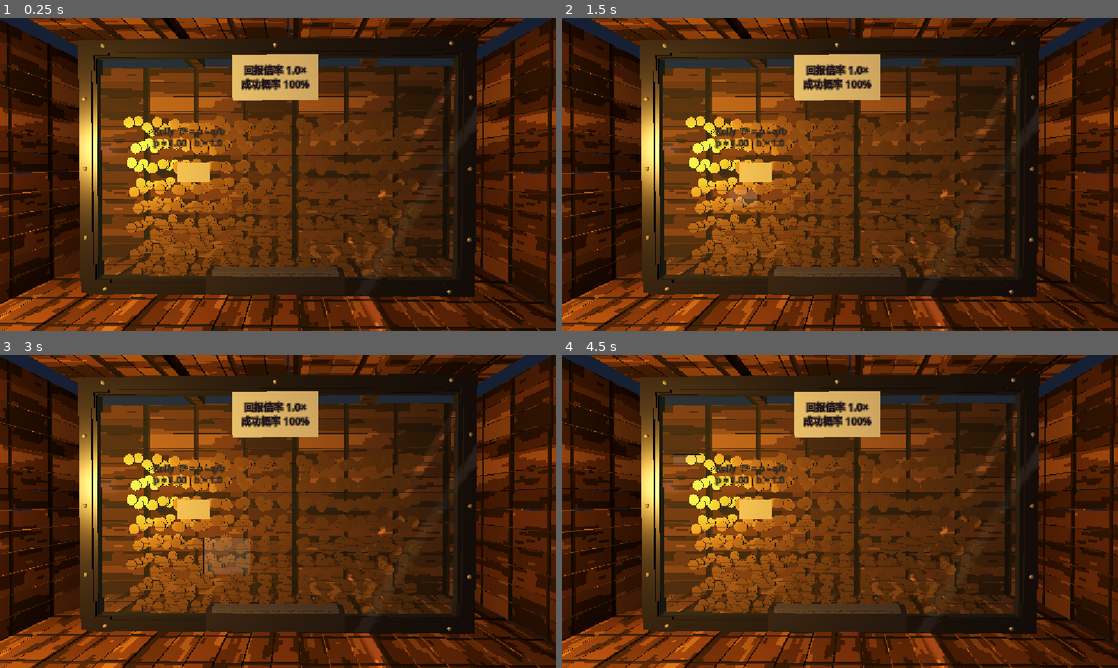
Above: before the commit, frames 1-4 (two rows, left to right).
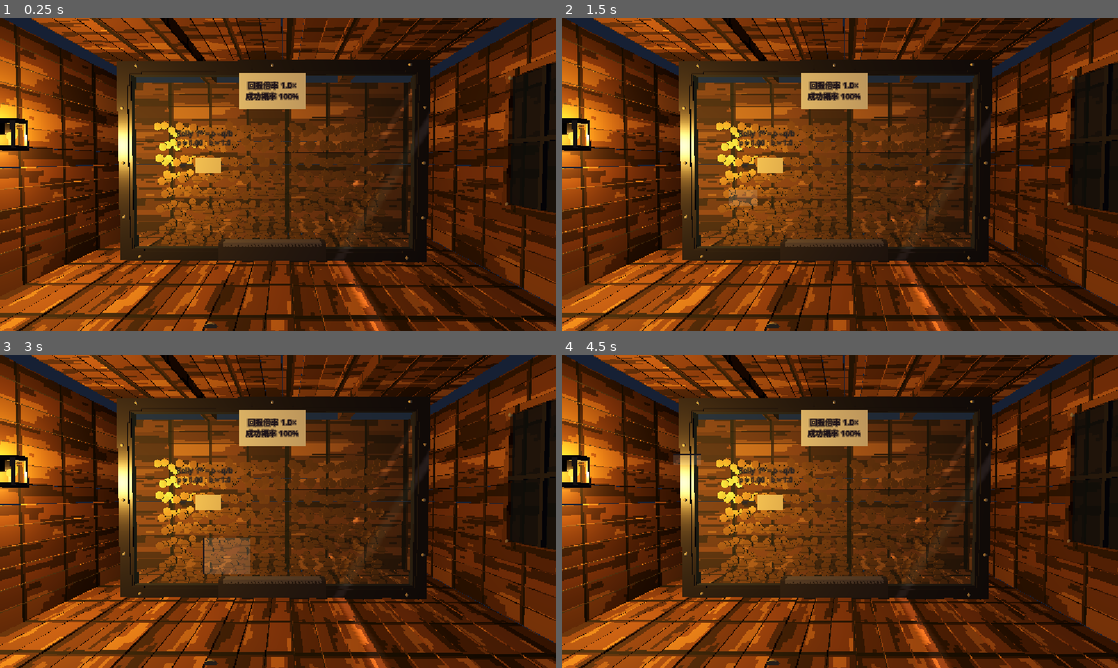
Above: after the commit, the same moments.

Repository: FFFpr/Ember-in-the-Night
Game: Godot game, scene res://art_style_demo/07_kelly_room/kelly_room.tscn
Same seed, same stepped clock (60 frames per second), same inputs: the game is played once before the commit and once after it. This scene is started directly instead of the project's main scene.
Inputs (mouse positions are in pixels of both pictures, inside the frame that each line leads up to):
- Up to frame 1 (0.25 s): no input
- Up to frame 2 (1.5 s): tap Enter at 0.5 s; move the mouse to (962, 158) at 0.52 s; press the mouse at (962, 158) at 0.53 s; release the mouse at (962, 158) at 1.25 s; tap Space at 1.25 s; drag from (728, 190) to (812, 237) at 1.27 s
- Up to frame 3 (3 s): move the mouse to (333, 442) at 2.02 s; press the mouse at (333, 442) at 2.03 s; release the mouse at (333, 442) at 2.75 s; tap Enter at 2.75 s; drag from (250, 574) to (111, 464) at 2.77 s
- Up to frame 4 (4.5 s): move the mouse to (1006, 558) at 3.52 s; press the mouse at (1006, 558) at 3.53 s; release the mouse at (1006, 558) at 4.25 s; tap Space at 4.25 s; drag from (673, 464) to (756, 433) at 4.27 s

The runs differ from the first frame. In frame 1, 67% of the frame differs, in the area x 0-100%, y 0-100%; in frame 2, 67%; in frame 3, 67%; in frame 4, 67%.

Commit message:
Widen Kelly camera so the box and side window stay in frame
FOV 40 clipped the right wall. Keep an eye-level look at the vault
and show the lantern, recessed window, and sprite coin box.

Co-authored-by: 544205300 <544205300@qq.com>

Diff:
--- a/art_style_demo/07_kelly_room/kelly_look.gd
+++ b/art_style_demo/07_kelly_room/kelly_look.gd
@@ -130,8 +130,8 @@
 	ensure_mats()
 	# Recessed night window in the right wall, as in fp_idle (far-right frame).
 	var x: float = ROOM_X1 - 0.01
-	var z0 := 0.18
-	var z1 := 1.02
+	var z0 := -0.72
+	var z1 := 0.08
 	var y0 := 0.78
 	var y1 := 1.92
 	var zmid: float = (z0 + z1) * 0.5
--- a/art_style_demo/07_kelly_room/kelly_room.gd
+++ b/art_style_demo/07_kelly_room/kelly_room.gd
@@ -395,9 +395,9 @@
 	# Eye-level, straight at the back wall — match fp_idle, not a high close-up.
 	_camera.position = Vector3(-0.06, 1.18, 2.36)
 	_camera.current = true
-	_camera.fov = 40.0
+	_camera.fov = 50.0
 	add_child(_camera)
-	_camera.look_at(Vector3(-0.16, 1.10, -1.40))
+	_camera.look_at(Vector3(-0.12, 1.02, -1.40))
 	_market = Node3D.new()
 	_market.name = "Market"
 	add_child(_market)
@@ -430,7 +430,7 @@
 	sun.light_energy = 0.55
 	sun.shadow_enabled = true
 	add_child(sun)
-	Look.add_lantern(self, Vector3(-2.38, 1.22, 0.22))
+	Look.add_lantern(self, Vector3(-2.38, 1.22, -0.38))
 
 
 func _make_room() -> void:
